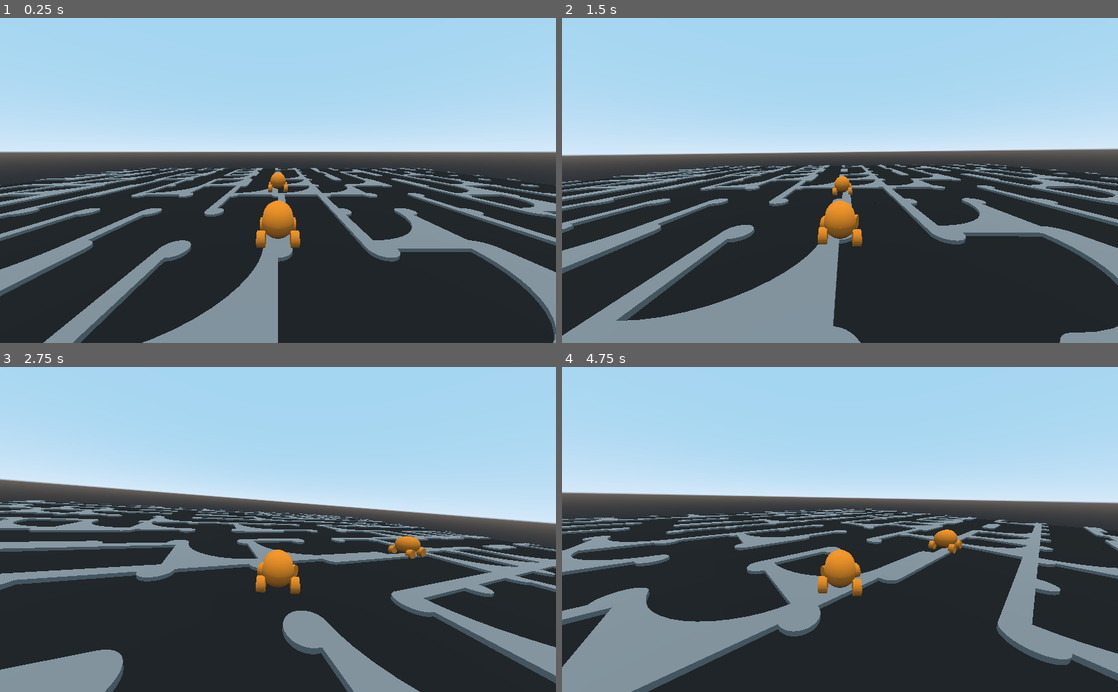
Above: before the commit, frames 1-4 (two rows, left to right).
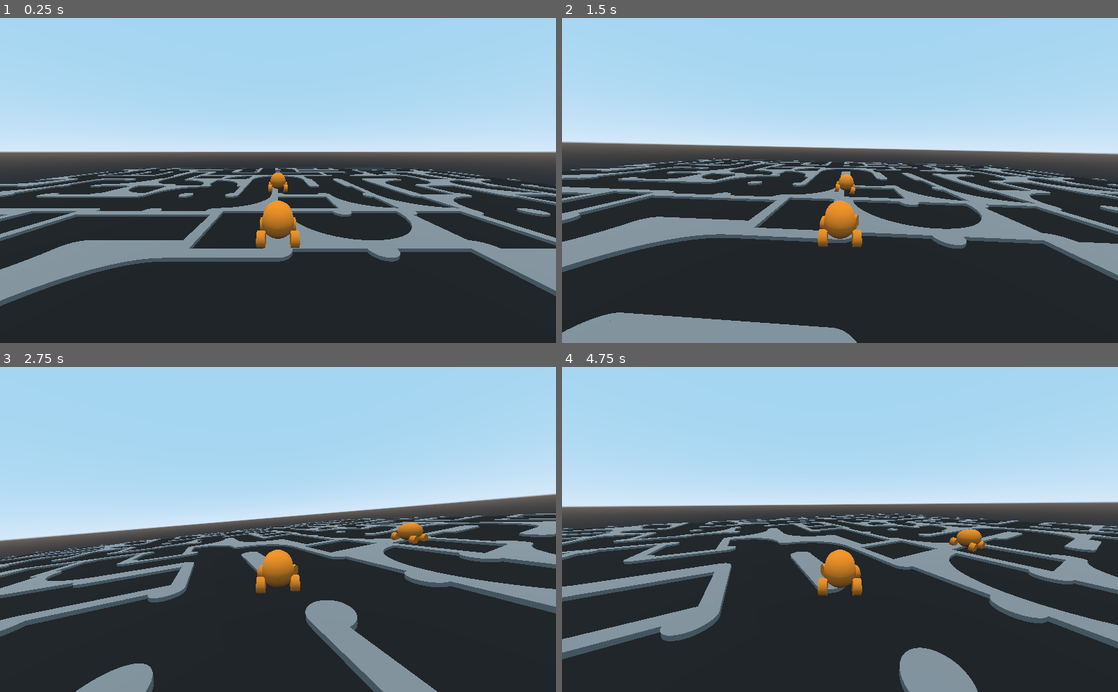
Above: after the commit, the same moments.

Repository: magnetenstad/tenstgamejam
Game: Godot game, scene res://Main.tscn
Same seed, same stepped clock (60 frames per second), same inputs: the game is played once before the commit and once after it.
Inputs:
- Up to frame 1 (0.25 s): no input
- Up to frame 2 (1.5 s): hold Right (ui_right) 0.53-1.28 s; hold Down (ui_down) from 1.28 s (still down)
- Up to frame 3 (2.75 s): release Down (ui_down) at 2.03 s; hold Right (ui_right) from 2.03 s (still down)
- Up to frame 4 (4.75 s): release Right (ui_right) at 2.78 s; hold Up (ui_up) 2.78-3.53 s; hold Left (ui_left) from 3.53 s (still down)

The runs differ from the first frame. In frame 1, 15% of the frame differs, in the area x 0-100%, y 46-100%; in frame 2, 21%; in frame 3, 31%, in the area x 0-100%, y 27-100%; in frame 4, 29%.

Commit message:
Randomize tile rotation

Diff:
--- a/Map.gd
+++ b/Map.gd
@@ -27,10 +27,14 @@
 		for z in col.size():
 			var tile = Tile.new(meshes[col[z]], [mat0, mat1])
 			tile.transform = tile.transform.translated(Vector3(x * tile_size, 0, z * tile_size))
+			var r = rng.randi_range(0, 3)
+			var phi = r * PI / 2
+			tile.transform.basis = tile.transform.basis.rotated(Vector3(0, 1, 0), phi)
+			tile.transform = tile.transform.translated(Vector3(- int(r == 2 or r == 1) * tile_size, 0, - int(r == 3 or r == 2) * tile_size))
 			add_child(tile)
 
 func _ready():
-	rng.randomize()
+	#rng.randomize()
 	var grid = generate_grid(16, 16)
 	generate_tiles(grid)
 	transform = transform.translated(Vector3(- 8 * tile_size, 0, - 8 * tile_size))
